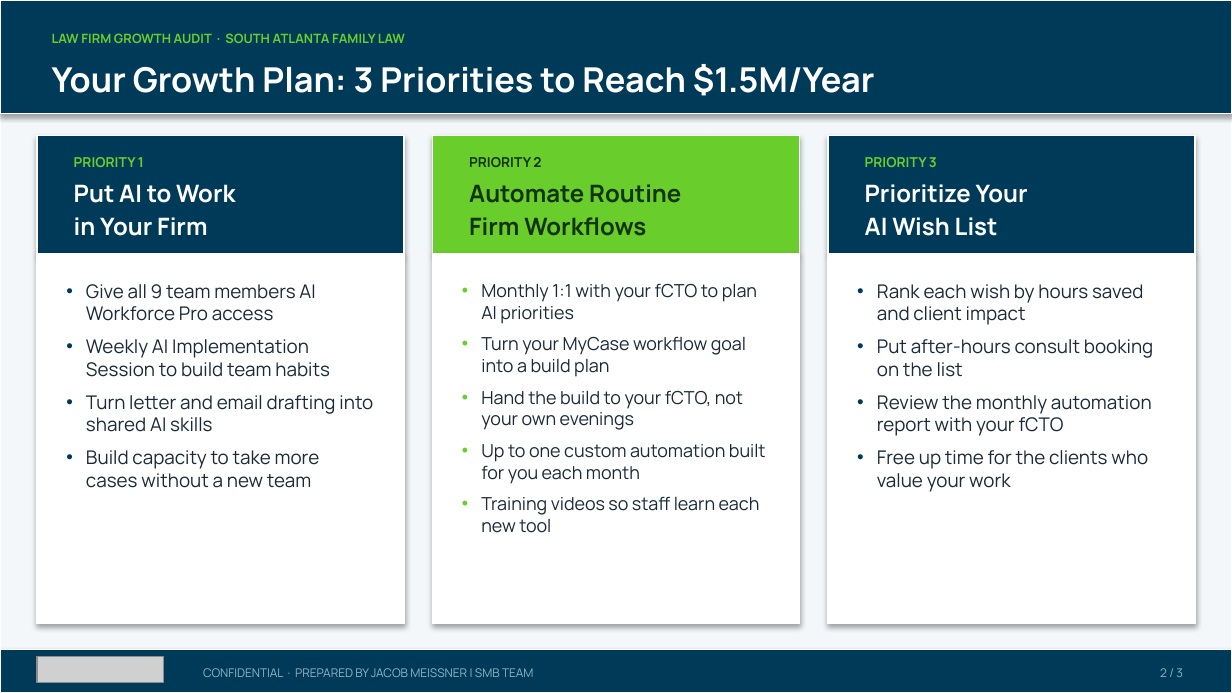
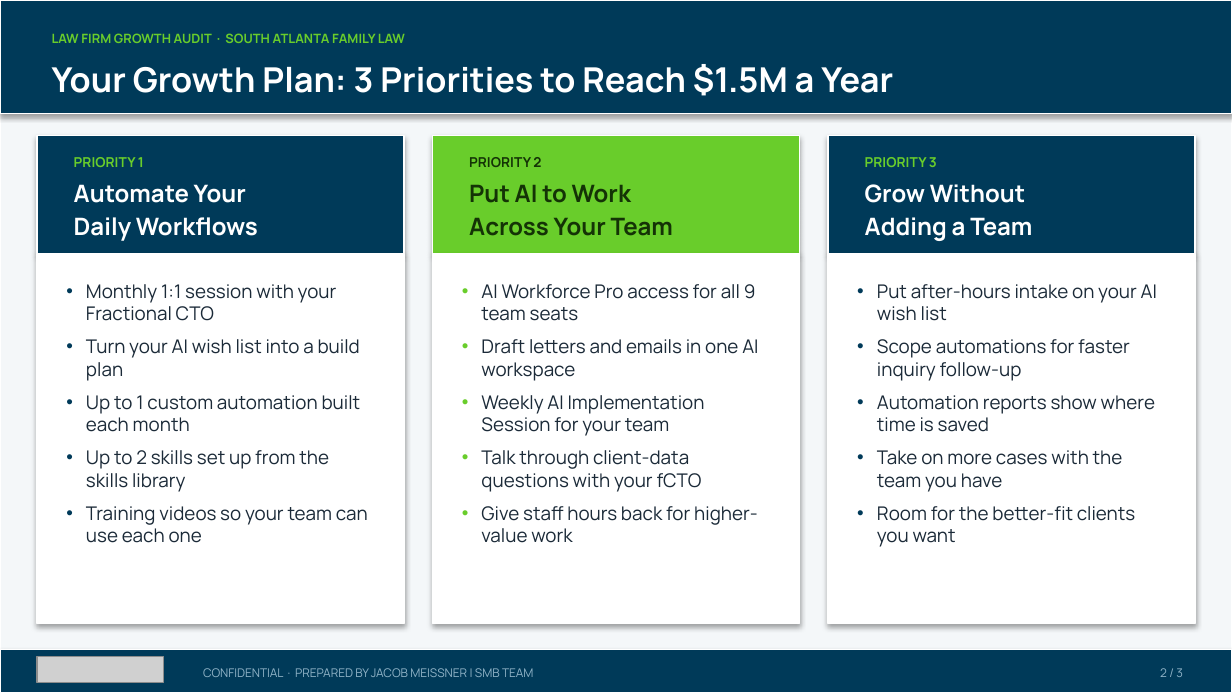
Before and after one commit to SMB-Team-Technology/workwith-smbteam, a slide deck: slide 2 of south-atlanta-family-law/SouthAtlantaFamilyLaw_November52026_Proposal.pptx. Drawn at 1232x693 pixels with LibreOffice and Linux fonts; fonts in the diff are those of the drawing; grey boxes stand for pictures. Boxes give left, top, right and bottom in pixels: in the first picture for what was removed or moved away, otherwise in the second. Text is boxed around its words. In the diff, an @@ line names an element or a change of style, - is before the commit and + after.

```diff
--- a/south-atlanta-family-law/SouthAtlantaFamilyLaw_November52026_Proposal.pptx
+++ b/south-atlanta-family-law/SouthAtlantaFamilyLaw_November52026_Proposal.pptx
@@ text at (x1=52, y1=64, x2=893, y2=96): text changed @@
-Your Growth Plan: 3 Priorities to Reach $1.5M/Year
+Your Growth Plan: 3 Priorities to Reach $1.5M a Year
@@ text at (x1=74, y1=184, x2=246, y2=203): text changed @@
-Put AI to Work
+Automate Your
@@ text at (x1=469, y1=185, x2=631, y2=203): text changed @@
-Automate Routine
+Put AI to Work
@@ text at (x1=865, y1=184, x2=1025, y2=203): text changed @@
-Prioritize Your
+Grow Without
@@ text at (x1=74, y1=217, x2=258, y2=241): text changed @@
-in Your Firm
+Daily Workflows
@@ text at (x1=469, y1=218, x2=673, y2=236): text changed @@
-Firm Workflows
+Across Your Team
@@ text at (x1=865, y1=217, x2=1032, y2=241): text changed @@
-AI Wish List
+Adding a Team
@@ text at (x1=86, y1=284, x2=368, y2=543): text changed @@
-• Give all 9 team members AI Workforce Pro access
-• Weekly AI Implementation Session to build team habits
-• Turn letter and email drafting into shared AI skills
-• Build capacity to take more cases without a new team
+• Monthly 1:1 session with your Fractional CTO
+• Turn your AI wish list into a build plan
+• Up to 1 custom automation built each month
+• Up to 2 skills set up from the skills library
+• Training videos so your team can use each one
@@ text at (x1=481, y1=284, x2=758, y2=543): text changed; size 10.5 to 11 pt @@
-• Monthly 1:1 with your fCTO to plan AI priorities
-• Turn your MyCase workflow goal into a build plan
-• Hand the build to your fCTO, not your own evenings
-• Up to one custom automation built for you each month
-• Training videos so staff learn each new tool
+• AI Workforce Pro access for all 9 team seats
+• Draft letters and emails in one AI workspace
+• Weekly AI Implementation Session for your team
+• Talk through client-data questions with your fCTO
+• Give staff hours back for higher-value work
@@ text at (x1=877, y1=284, x2=1157, y2=547): text changed @@
-• Rank each wish by hours saved and client impact
-• Put after-hours consult booking on the list
-• Review the monthly automation report with your fCTO
-• Free up time for the clients who value your work
+• Put after-hours intake on your AI wish list
+• Scope automations for faster inquiry follow-up
+• Automation reports show where time is saved
+• Take on more cases with the team you have
+• Room for the better-fit clients you want
```
Also in this commit, not shown: 2 other slides changed, 1 other file.
